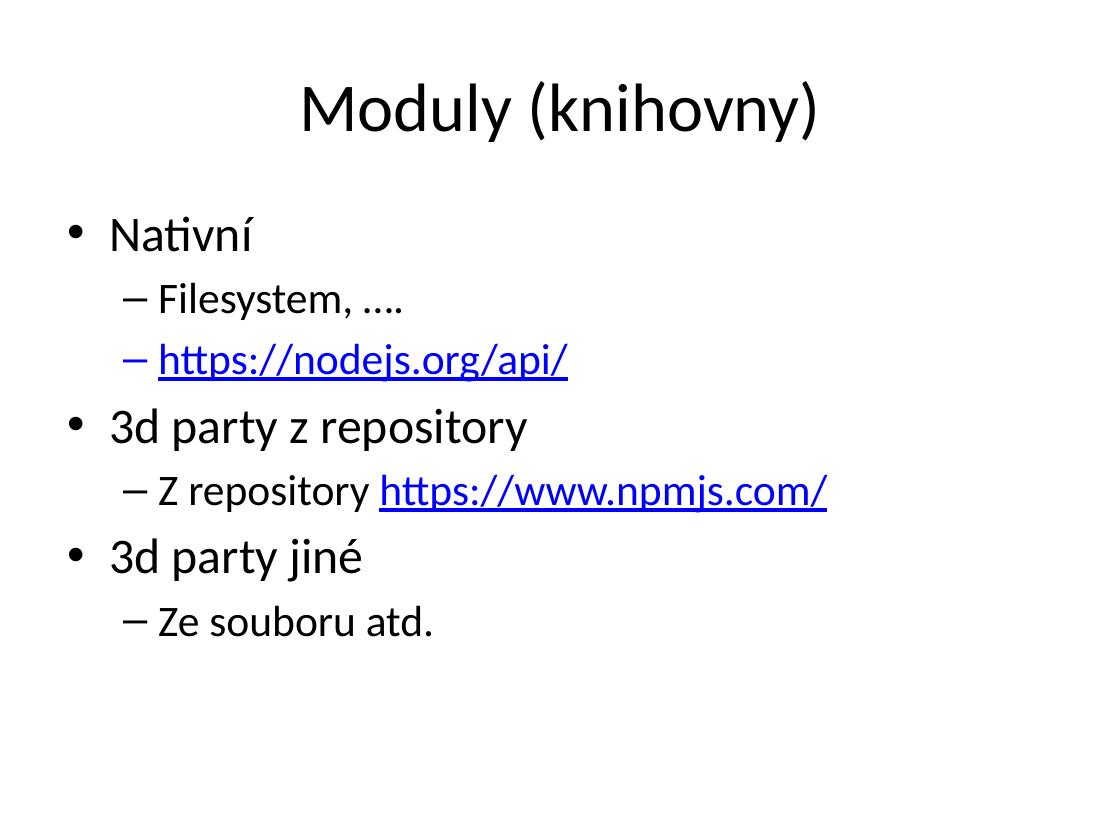
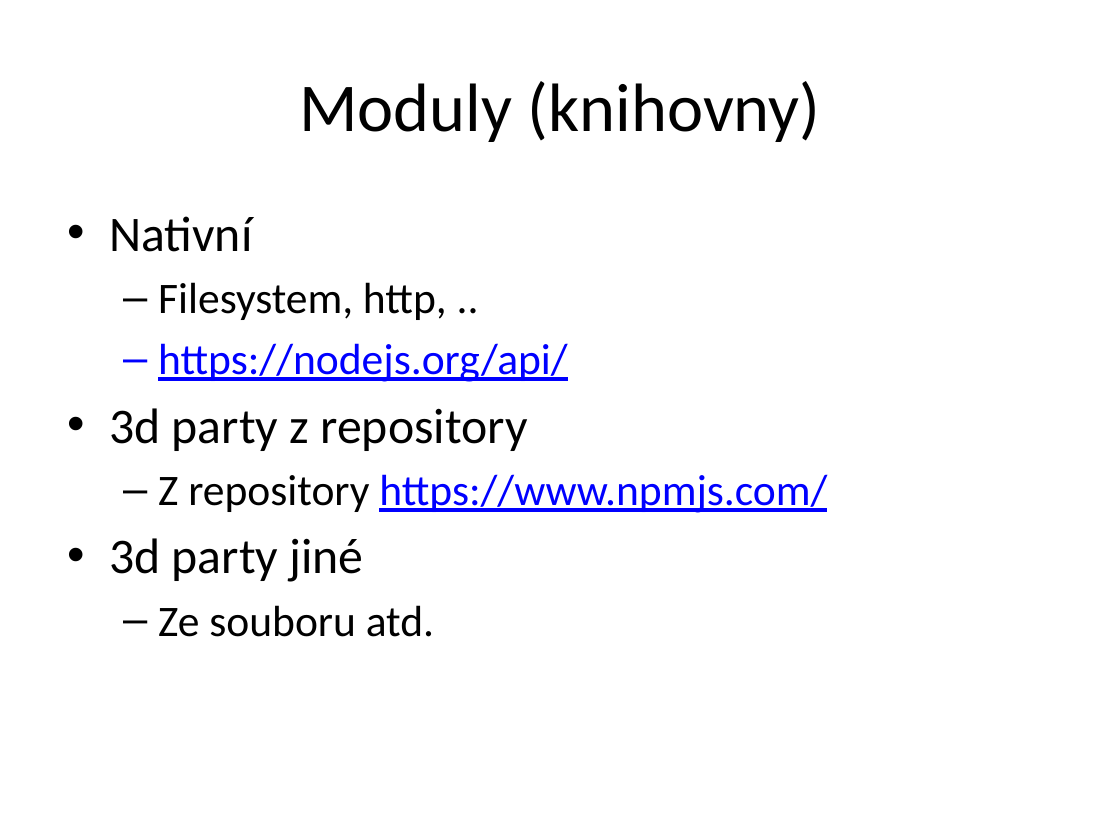
Before and after one commit to etnetera-activate/node-minicourse, a slide deck: slide 10 of node-uvod.pptx (slide 9 before the commit). Drawn at 1120x840 pixels with LibreOffice and Linux fonts; fonts in the diff are those of the drawing; background and template pictures are left out. Boxes give left, top, right and bottom in pixels: in the first picture for what was removed or moved away, otherwise in the second. Text is boxed around its words. In the diff, an @@ line names an element or a change of style, - is before the commit and + after.

```diff
--- a/node-uvod.pptx
+++ b/node-uvod.pptx
@@ text at (x1=158, y1=282, x2=447, y2=320): text changed @@
-  – Filesystem, ….
+  – Filesystem, http, ..
```
Also in this commit, not shown: 5 other slides changed, 7 slides added, 5 other files.
